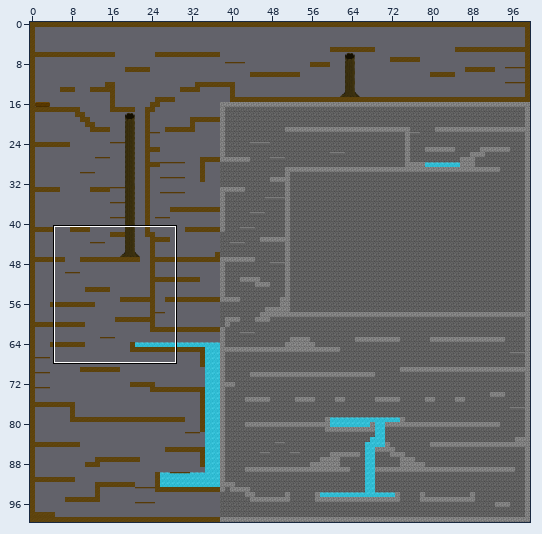
A Tiled map (JSON) gets an edit: assets/tiled/maps/finallevel.json. The first picture is a wide view before the edit; the outline marks the close-up.
Close-up. Before:
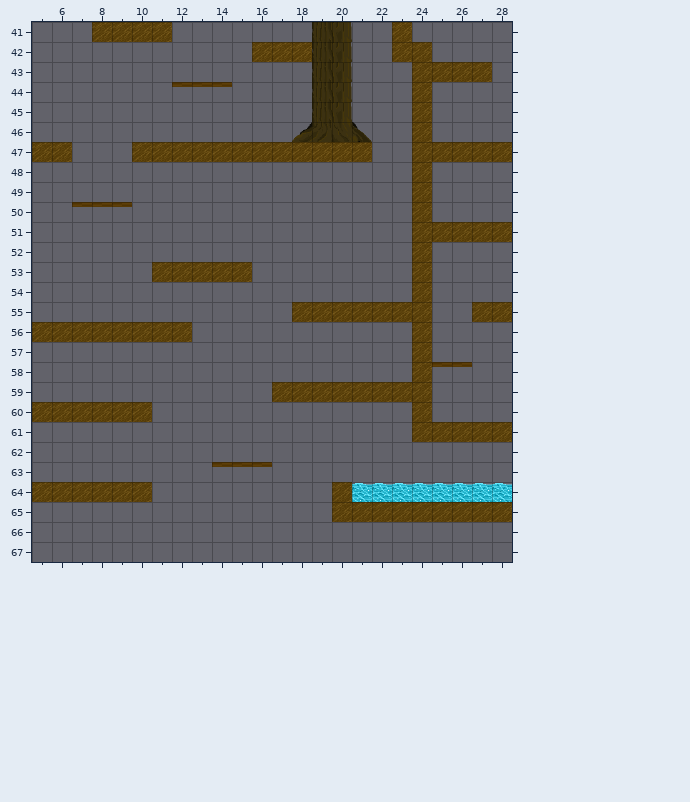
Cells are 32x32 px. Shown: x 5..28, y 41..67. The commit also changed other parts of the map, which this record leaves out.
The same view after the edit:
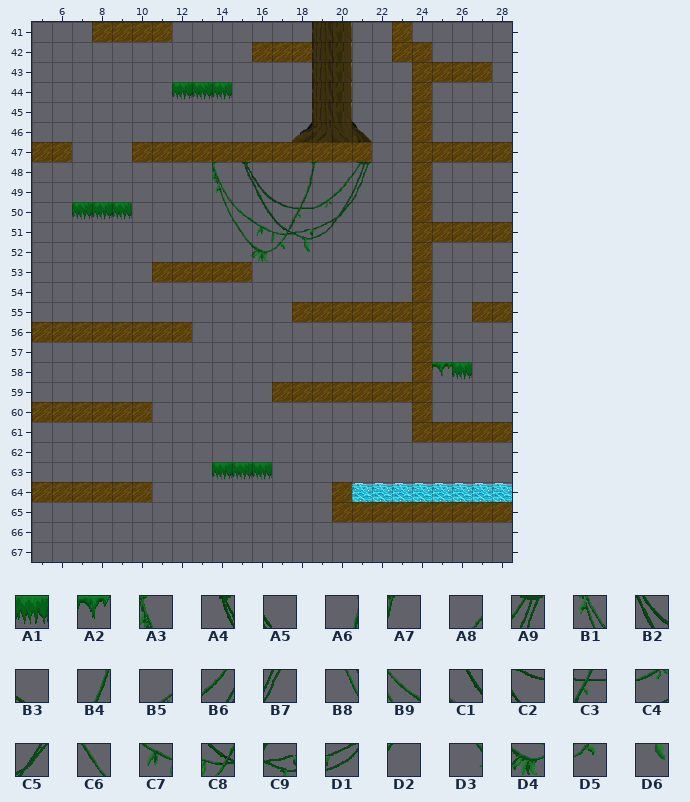
Key: from "oneblock": A1 18, A2 20; from "vinehang": A3 10, A4 11, A5 12, A6 14, A7 15, A8 16, A9 17, B1 19, B2 21, B3 22, B4 23, B5 24, B6 25, B7 26, B8 28, B9 29, C1 30, C2 31, C3 32, C4 33, C5 34, C6 38, C7 39, C8 40, C9 41, D1 42, D2 43, D3 47, D4 48, D5 49, D6 50.
__ is an empty cell.
Change:
Layer "foreground decoration":
The author put tile A1 in row 44 at x 12 to 14; in row 50 at x 7 to 9; in row 58 at x 26; in row 63 at x 14 to 16.
The author put tile A2 in row 58 at x 25.
The author put tile A3 in row 48 at x 14.
The author put tile A4 in row 48 at x 15.
The author put tile A5 in row 48 at x 16.
The author put tile A6 in row 48 at x 18.
The author put tile A7 in row 48 at x 19.
The author put tile A8 in row 48 at x 20.
The author put tile A9 in row 48 at x 21.
The author put tile B1 in row 49 at x 14.
The author put tile B2 in row 49 at x 16.
The author put tile B3 in row 49 at x 17.
The author put tile B4 in row 49 at x 18.
The author put tile B5 in row 49 at x 19.
The author put tile B6 in row 49 at x 20.
The author put tile B7 in row 49 at x 21.
The author put tile B8 in row 50 at x 14.
The author put tile B9 in row 50 at x 15.
The author put tile C1 in row 50 at x 16.
The author put tile C2 in row 50 at x 17.
The author put tile C3 in row 50 at x 18.
The author put tile C4 in row 50 at x 19.
The author put tile C5 in row 50 at x 20.
The author put tile C6 in row 51 at x 15.
The author put tile C7 in row 51 at x 16.
The author put tile C8 in row 51 at x 17.
The author put tile C9 in row 51 at x 18.
The author put tile D1 in row 51 at x 19.
The author put tile D2 in row 51 at x 20.
The author put tile D3 in row 52 at x 15.
The author put tile D4 in row 52 at x 16.
The author put tile D5 in row 52 at x 17.
The author put tile D6 in row 52 at x 18.
Where, in picture pixels (left, top, right, bottom), the same in both close-ups:
added: (172, 82, 232, 100)
added: (212, 162, 372, 262)
added: (72, 202, 132, 220)
added: (432, 362, 472, 380)
added: (212, 462, 272, 480)
